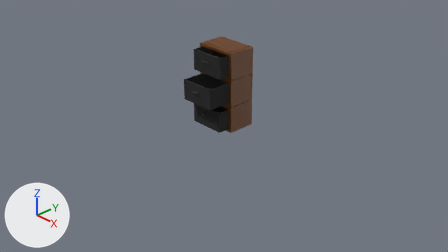
The Blender file Assets Folder/FileCabinet.blend: old version first, new version second.
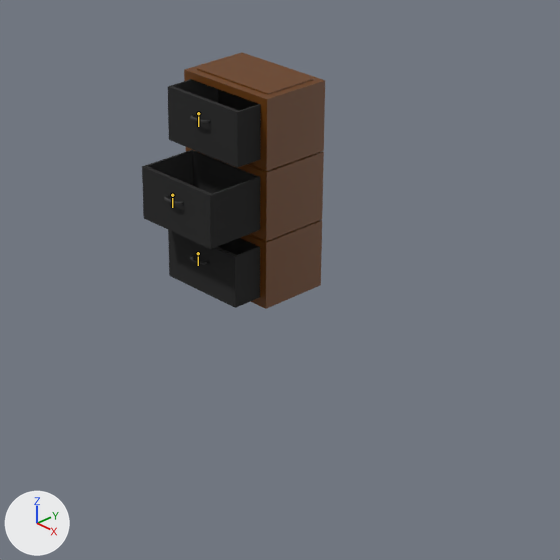
Each version appears first from the file's camera 'Camera', and next in a close-up on the part from 29% to 76% of the width and 7% to 90% of the height. The axes (+X, +Y, +Z) are drawn at lower left. The lights are the same throughout. The older version's two pictures come first. Both versions are drawn at the pose saved in each file; the numbers are the values there. The bones that bend it are drawn over the model as lines in the close-ups.
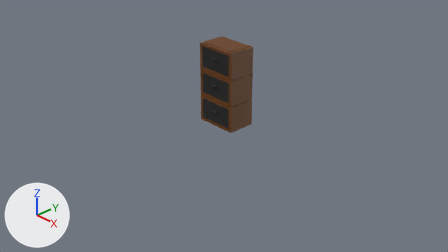
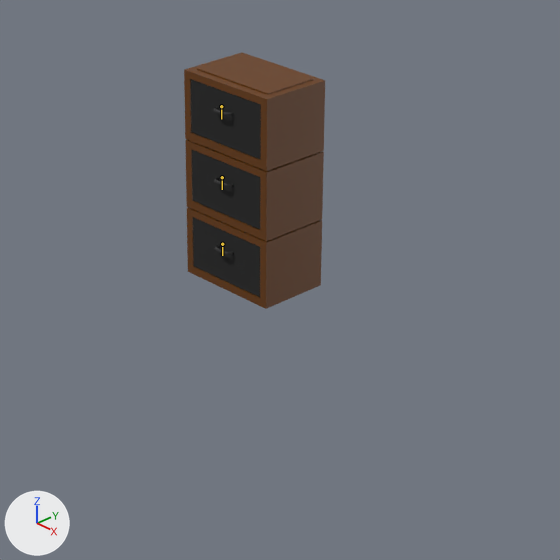
What the commit changed:
Bone 'Slider_03' (bone_slider_03) moves from (-0.221, 0.0, 0.0) to (0.0, 0.0, 0.0).
Bone 'Slider_02' (bone_slider_02) moves from (-0.431, 0.0, 0.0) to (0.0, 0.0, 0.0).
Bone 'Slider_01' (bone_slider_01) moves from (-0.198, 0.0, 0.0) to (0.0, 0.0, 0.0).

Where the change shows, as pixel boxes [x1, y1, x2, y2] in the close-ups (560 x 560 px):
'Cube', posed (23% narrower): before [142, 53, 325, 309]; after [184, 53, 325, 309]
bone 'Slider_03', root to tip: before (198, 253) to (198, 265); after (222, 244) to (222, 255)
bone 'Slider_02', root to tip: before (172, 195) to (172, 207); after (222, 177) to (222, 189)
bone 'Slider_01', root to tip: before (198, 113) to (198, 126); after (221, 106) to (221, 119)
